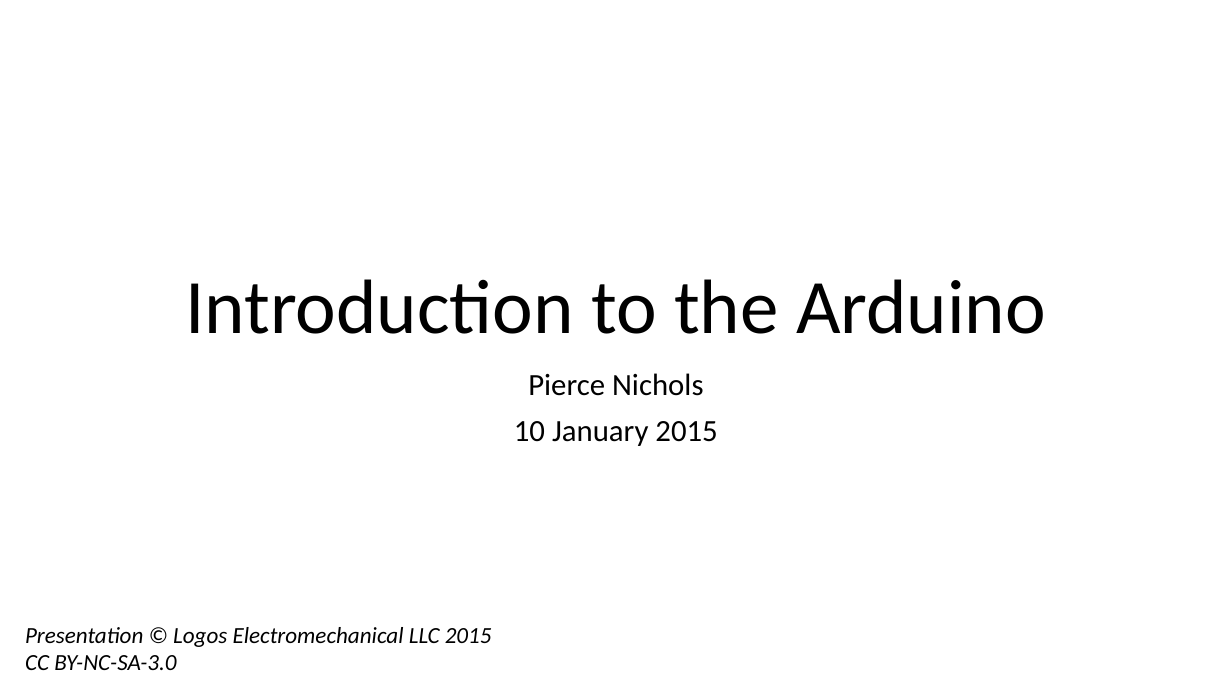
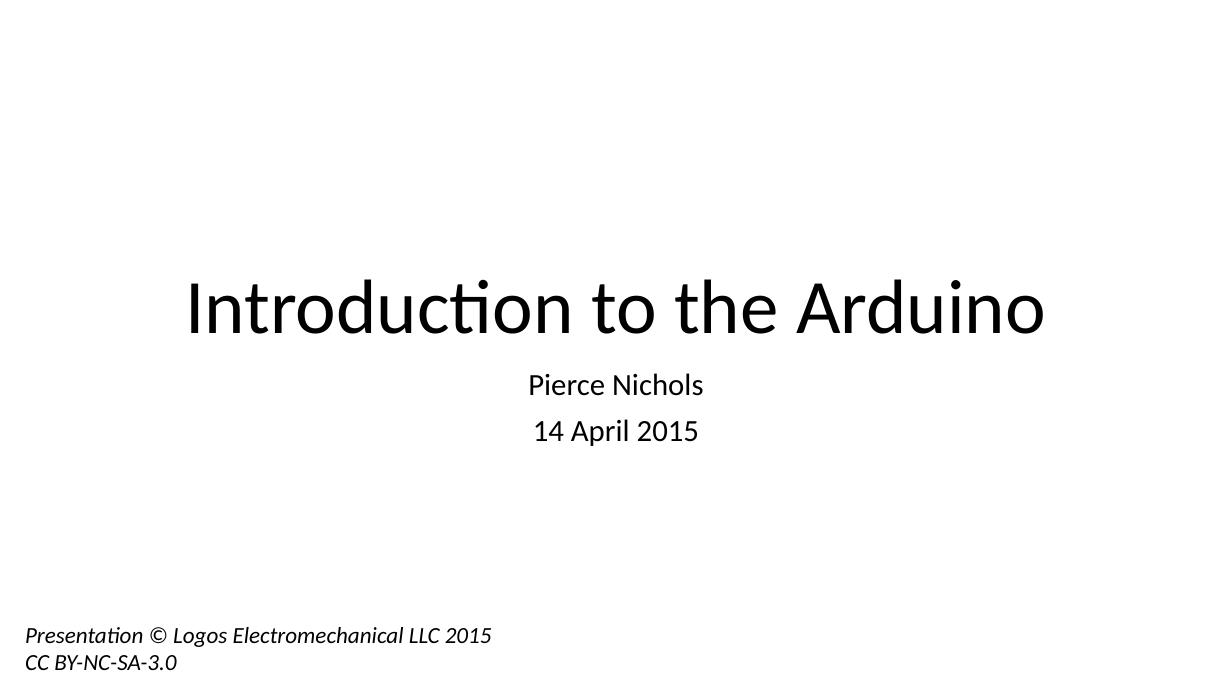
Before and after one commit to logos-electromechanical/IntroToArduino, a slide deck: slide 1 of Introduction to the Arduino.pptx. Drawn at 1232x693 pixels with LibreOffice and Linux fonts; fonts in the diff are those of the drawing. Boxes give left, top, right and bottom in pixels: in the first picture for what was removed or moved away, otherwise in the second. Text is boxed around its words. In the diff, an @@ line names an element or a change of style, - is before the commit and + after.

```diff
--- a/Introduction to the Arduino.pptx
+++ b/Introduction to the Arduino.pptx
@@ subtitle at (533,419,699,446): text changed @@
-10 January 2015
+14 April 2015
```
Also in this commit, not shown: 1 other slide changed, 2 slides added, 2 other files.
